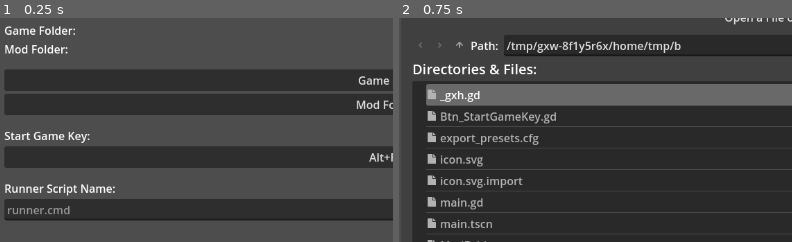
Above: before the commit, frames 1-2 (left to right).
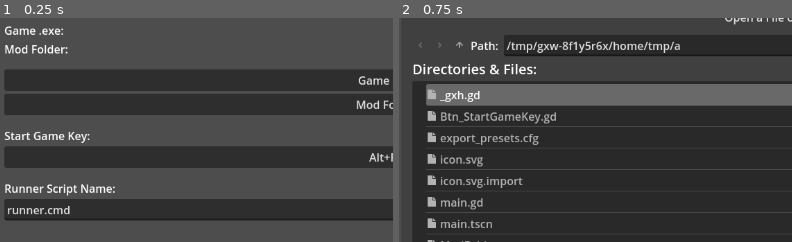
Above: after the commit, the same moments.

Repository: GodotModding/godot-mod-tool
Game: Godot game, scene res://main.tscn
Two runs of this game, one before a commit and one after it. Both use one fixed random seed, a clock stepped at 60 frames per second and the inputs below.
Inputs:
- Up to frame 1 (0.25 s): no input
- Up to frame 2 (0.75 s): click "Game .exe" at 0.5 s
The pictures show only the part of the screen within x 1-51%, y 3-53%; the shares and areas given below are measured in that part.

The runs differ from the first frame. In frame 1, 0.4% of the frame differs, in the area x 2-20%, y 3-88%; in frame 2, less than 0.1%.

Commit message:
🛠 WIP: ziping

Diff:
--- a/main.gd
+++ b/main.gd
@@ -3,9 +3,10 @@
 const SAVE_PATH = 'user://save.json'
 
 var data = {
-	'runner_script_name': '',
+	'runner_script_name': 'runner.cmd',
 	'game_folder': '',
 	'game_exe': '',
+	'game_mod_folder': 'mods',
 	'mod_folder': '',
 	'mod_folder_name': '',
 }
@@ -28,8 +29,8 @@
 		start_game()
 
 func start_game():
-	copy_folder()
-	OS.shell_open(str(data.game_folder, '/', data.runner_script_name))
+	Utils.zip_folder(data.mod_folder, data.game_folder.path_join(data.game_mod_folder).path_join(str(data.mod_folder_name,".zip")))
+#	OS.shell_open(str(data.game_folder, '/', data.runner_script_name))
 
 func copy_folder():
 	if(data.game_folder != '' && data.mod_folder != ''):
@@ -38,21 +39,9 @@
 		print(str('ERROR: missing mod / game folder'))
 
 func update_UI():
-	current_game_exe.text = str("Game Folder: ", data.game_exe)
+	current_game_exe.text = str("Game .exe: ", data.game_exe)
 	current_mod_folder.text = str("Mod Folder: ", data.mod_folder)
 	line_edit.text = data.runner_script_name
-
-func write_zip_file():
-	var writer := ZIPPacker.new()
-	var err := writer.open("user://archive.zip")
-	if err != OK:
-		return err
-	writer.start_file("hello.txt")
-	writer.write_file("Hello World".to_utf8_buffer())
-	writer.close_file()
-
-	writer.close()
-	return OK
 
 func _on_btn_game_folder_pressed():
 	file_dialog.show()
--- a/utils.gd
+++ b/utils.gd
@@ -1,4 +1,50 @@
 extends Node
+
+func zip_folder(src_path, dst_path):
+	# src_path = C:\Users\Kai\Documents\godot\godot-samples\Brotato\ModLoader\ModLoader\KANAMultiRes
+	# dst_path = C:\Program Files (x86)\Steam\steamapps\common\Brotato\mods\KANAMultiRes.zip
+	var zip_name = dst_path.get_file().get_slice('.', 0)
+	var src_path_split = src_path.split(zip_name, true, 1)
+	var zip_path = str(zip_name, src_path_split[1])
+
+	var writer := ZIPPacker.new()
+
+	var err := writer.open(dst_path) # global path to the zip file
+
+	var directory = DirAccess.open(src_path)
+	if(DirAccess.get_open_error() == OK):
+		directory.list_dir_begin()
+		var file_name = directory.get_next()
+		while (file_name != "" && file_name != "." && file_name != ".."):
+			if(directory.current_is_dir()):
+				zip_folder(src_path.path_join(file_name), dst_path)
+			else:
+				var current_src_file_path = str(src_path, '/', file_name)
+				print("current src_path -> ", current_src_file_path)
+				var current_zip_file_path = str(zip_path, '/', file_name)
+				print("writing to .zip -> ", current_zip_file_path)
+				writer.start_file(current_zip_file_path) # path inside the zip file
+				var file = FileAccess.open(current_src_file_path, FileAccess.READ)
+				var file_content = file.get_as_text()
+				writer.write_file(file_content.to_utf8_buffer())
+
+				writer.close_file()
+			file_name = directory.get_next()
+
+	writer.close()
+
+func write_zip_file():
+	var writer := ZIPPacker.new()
+	var err := writer.open("data.game_folder.path_join(data.game_mod_folder)")
+	if err != OK:
+		return err
+
+	writer.start_file("hello.txt")
+	writer.write_file("Hello World".to_utf8_buffer())
+	writer.close_file()
+
+	writer.close()
+	return OK
 
 # func by https://www.reddit.com/user/Rubonnek/ - https://www.reddit.com/r/godot/comments/qtre01/comment/hklrc64/?utm_source=share&utm_medium=web2x&context=3
 func copy_directory_recursively(p_from : String, p_to : String) -> void:
